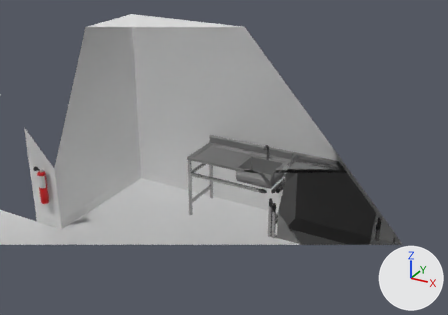
The Blender file Models/Kitchen.blend: old version first, new version second.
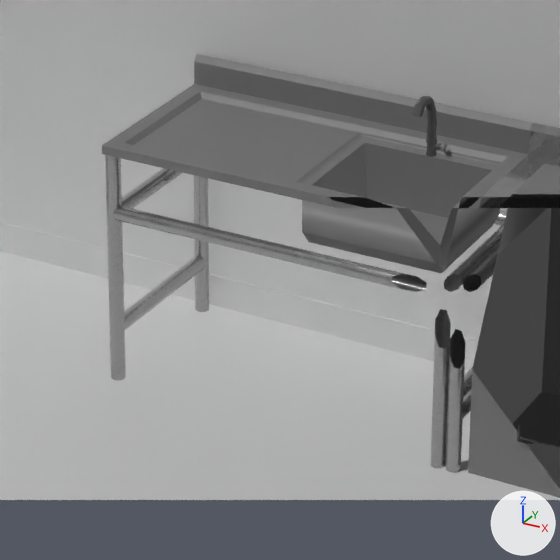
Each version appears first from a camera (50 mm lens) standing at (3.65, -4.77, 5.2) and looking at (-0.91, 3.52, 1.06), and next in a close-up on the part from 36% to 67% of the width and 39% to 82% of the height. Arrows for +X, +Y and +Z are at lower right; the lights stay in place. Everything nearer to the camera than a plane just in front of the edit is cut away.

Before the edit, the objects in view are built like this:
```python
me_cube_003 = bpy.data.meshes.new('Cube.003')
me_cube_003.from_pydata(...)  # 375 vertices, 304 faces; spans x -0.78..0.78, y 0.0..1.33, z -0.39..0.39
# faces by material slot: [79, 145, 80]
me_cube_003.materials.append(mat_1_002)  # grey #858585
me_cube_003.materials.append(mat_2_002)  # dark grey #5c5c5c
me_cube_003.materials.append(mat_metal)  # grey #b2b2b2
me_cube_009 = bpy.data.meshes.new('Cube.009')
me_cube_009.from_pydata(...)  # 236 vertices, 156 faces, 8 loose edges; spans x -0.78..0.78, y 0.0..1.21, z -0.39..0.39
# faces by material slot: [74, 82]
me_cube_009.materials.append(mat_1_002)  # grey #858585
me_cube_009.materials.append(mat_metal)  # grey #b2b2b2
me_cube_011 = bpy.data.meshes.new('Cube.011')
me_cube_011.from_pydata([(-0.682, 1.023, -0.29), (0.682, 1.023, -0.29), (-0.682, 1.023, 0.307), (0.682, 1.023, 0.307), (-0.682, 1.033, 0.307), (-0.682, 1.033, -0.29), (0.682, 1.033, -0.29), (0.682, 1.033, 0.307)], [], [(4, 7, 6, 5), (2, 3, 7, 4), (3, 1, 6, 7), (0, 2, 4, 5), (1, 0, 5, 6)])
me_cube_011.materials.append(mat_1_002)  # grey #858585
ob_sink = bpy.data.objects.new('Sink', me_cube_003)
ob_sink.location = (-0.65, 3.581, 0.0)
ob_sink.rotation_euler = (1.571, 0.0, 0.0)  # degrees (90, 0, 0)
ob_stove = bpy.data.objects.new('Stove', me_cube_011)
ob_stove.location = (0.91, 3.581, 0.056)
ob_stove.rotation_euler = (1.571, 0.0, 0.0)  # degrees (90, 0, 0)
ob_stovetable = bpy.data.objects.new('StoveTable', me_cube_009)
ob_stovetable.location = (0.91, 3.581, 0.0)
ob_stovetable.rotation_euler = (1.571, 0.0, 0.0)  # degrees (90, 0, 0)
# also in view: 'Kitchen' at (-0.5, -3.75, 1.58)
```
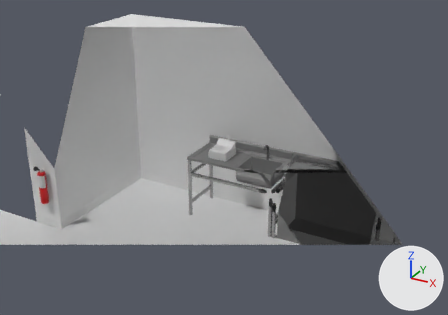
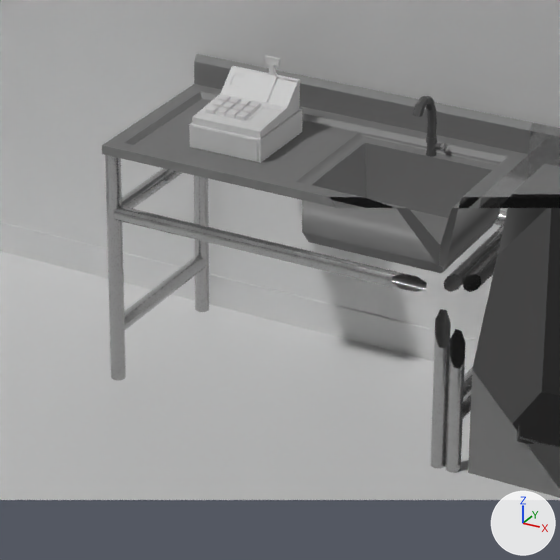
Location of each change, [x1, y1, x2, y2] in pixels of the close-ups (560 x 560 px):
```json
{"object": "Cube.002", "change": "added", "after": [189, 55, 302, 163]}
```

Edits to the scene script, one JSON object a line:
```json
{"op": "add", "block": "me_cube_008", "code": ["me_cube_008 = bpy.data.meshes.new('Cube.008')", "me_cube_008.from_pydata(...)  # 474 vertices, 472 faces; spans x -0.165..0.165, y -0.184..0.18, z -0.05..0.262"]}
{"op": "add", "block": "ob_cube_002", "code": ["ob_cube_002 = bpy.data.objects.new('Cube.002', me_cube_008)", "ob_cube_002.location = (-0.965, 3.568, 1.109)"]}
```
